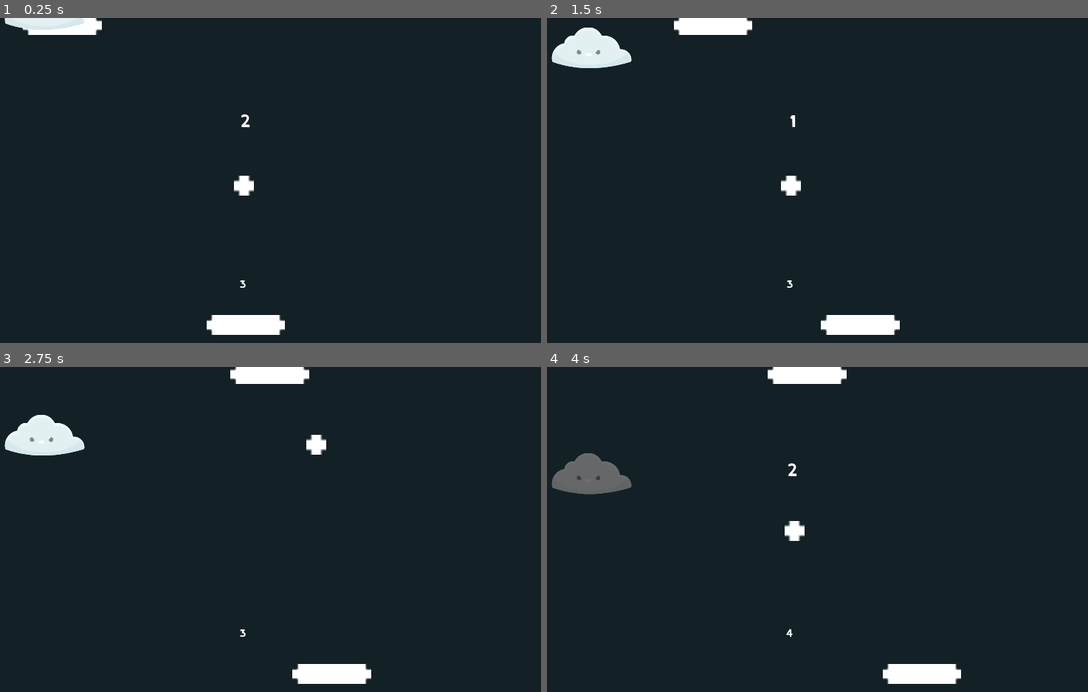
Above: before the commit, frames 1-4 (two rows, left to right).
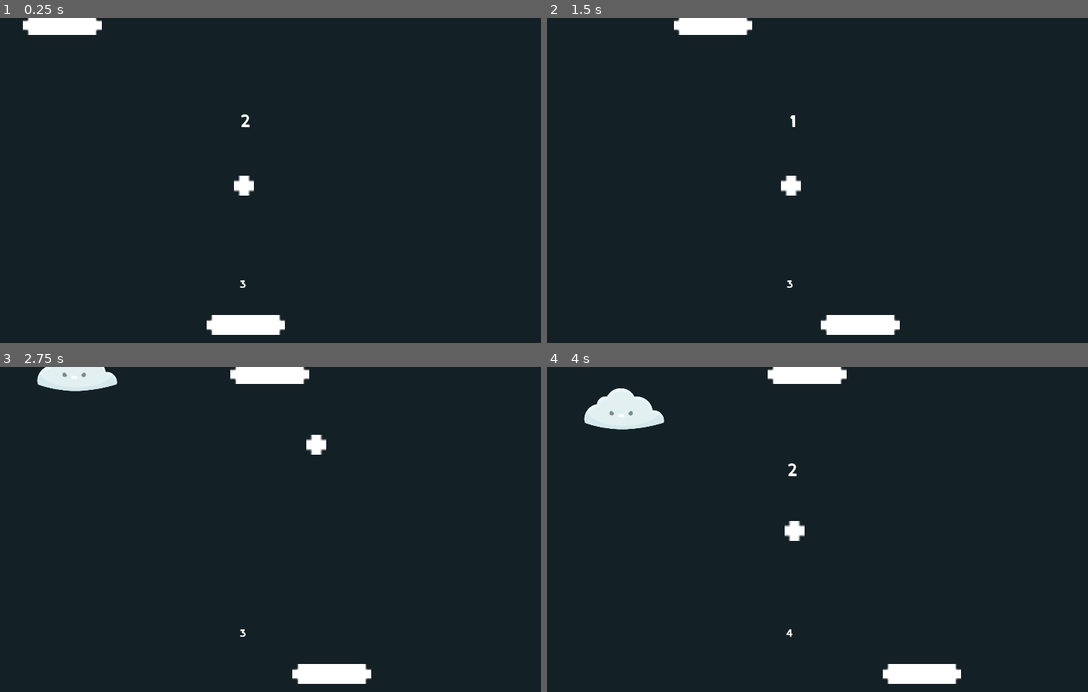
Above: after the commit, the same moments.

Repository: Szczocik/Pong_Move
Game: Godot game, scene res://Levels/Level_2.tscn
The game is run twice, just before and just after one commit, with the same random seed, the same clock (stepped at 60 frames per second) and the same inputs. This scene is started directly instead of the project's main scene.
Inputs:
- Up to frame 1 (0.25 s): no input
- Up to frame 2 (1.5 s): hold Right (ui_right) 0.53-1.28 s; hold Left (ui_left) from 1.28 s (still down)
- Up to frame 3 (2.75 s): release Left (ui_left) at 2.03 s; hold Right (ui_right) from 2.03 s (still down)
- Up to frame 4 (4 s): release Right (ui_right) at 3.53 s; hold Left (ui_left) from 3.53 s (still down)

The runs differ from the first frame. In frame 1, 0.4% of the frame differs, in the area x 0-16%, y 0-4%; in frame 2, 1.3%; in frame 3, 2.2%; in frame 4, 2.5%, in the area x 0-22%, y 6-40%.

Commit message:
Cloud start position

Diff:
--- a/Items/Cloud.tscn
+++ b/Items/Cloud.tscn
@@ -5,10 +5,10 @@
 [ext_resource path="res://SFX/message.wav" type="AudioStream" id=3]
 
 [sub_resource type="RectangleShape2D" id=1]
-extents = Vector2( 65, 10 )
+extents = Vector2( 128.5, 10 )
 
 [node name="Cloud" type="Area2D"]
-position = Vector2( 306, -53 )
+position = Vector2( 373, -156 )
 collision_layer = 4
 collision_mask = 8
 script = ExtResource( 2 )
@@ -20,7 +20,7 @@
 texture = ExtResource( 1 )
 
 [node name="CollisionShape2D" type="CollisionShape2D" parent="."]
-position = Vector2( 0, 14 )
+position = Vector2( 0.5, 32 )
 shape = SubResource( 1 )
 
 [node name="AudioStreamPlayer2D" type="AudioStreamPlayer2D" parent="."]
--- a/Levels/GameState.gd
+++ b/Levels/GameState.gd
@@ -1,6 +1,7 @@
 extends Node
 
 var PlayerScore = 3
+
 
 
 func _ready():
@@ -38,6 +39,14 @@
 	if PlayerScore == 20:
 		game_over()
 
+func cloud_spawn(start_pos):
+	var cloud = load("res://Items/Cloud.tscn")
+	var cloud_start_node_name = "StartPositions/CloudStart" + str(start_pos)
+	cloud.position = get_node(cloud_start_node_name).position
+
+	var timer_node_name = "CarTimer/Timer" + str(start_pos)
+	get_node(timer_node_name).wait_time = rand_range(1.6,2.2)
+
 
 func coin_up():
 	PlayerScore += 1
--- a/Levels/Level.tscn
+++ b/Levels/Level.tscn
@@ -44,6 +44,7 @@
 [node name="Player" parent="." instance=ExtResource( 4 )]
 
 [node name="WallLeft" type="StaticBody2D" parent="."]
+position = Vector2( -5, 0 )
 __meta__ = {
 "_edit_group_": true
 }
--- a/Levels/Level_2.tscn
+++ b/Levels/Level_2.tscn
@@ -105,18 +105,26 @@
 [node name="GUI" parent="." instance=ExtResource( 6 )]
 
 [node name="Cloud" parent="." instance=ExtResource( 3 )]
+position = Vector2( 412, -264 )
 
-[node name="Cloud2" parent="." instance=ExtResource( 3 )]
-position = Vector2( 287, -1599 )
+[node name="StartPositions" type="Node" parent="."]
 
-[node name="Cloud3" parent="." instance=ExtResource( 3 )]
-position = Vector2( 1643, -1013 )
+[node name="CloudStart1" type="Position2D" parent="StartPositions"]
+position = Vector2( 225, -189 )
 
-[node name="Cloud4" parent="." instance=ExtResource( 3 )]
-position = Vector2( 1804, -2686 )
+[node name="CloudStart2" type="Position2D" parent="StartPositions"]
+position = Vector2( 923, -342 )
 
-[node name="Cloud5" parent="." instance=ExtResource( 3 )]
-position = Vector2( 693, -2500 )
+[node name="CloudStart3" type="Position2D" parent="StartPositions"]
+position = Vector2( 1615, -588 )
+
+[node name="CloudTimer" type="Node" parent="."]
+
+[node name="Timer1" type="Timer" parent="CloudTimer"]
+
+[node name="Timer2" type="Timer" parent="CloudTimer"]
+
+[node name="Timer3" type="Timer" parent="CloudTimer"]
 
 [connection signal="body_entered" from="Top" to="." method="_on_Top_body_entered"]
 [connection signal="body_entered" from="Bottom" to="." method="_on_Bottom_body_entered"]
Binary file added: assets/sun1.png
Not shown, added: assets/sun1.png.import
